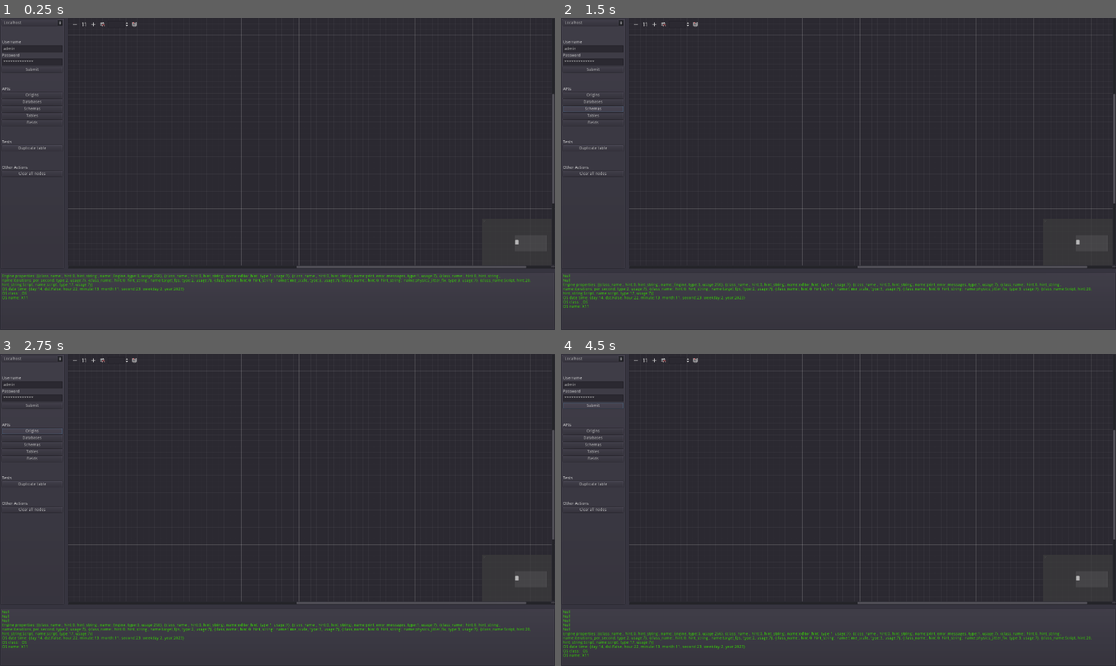
Above: before the commit, frames 1-4 (two rows, left to right).
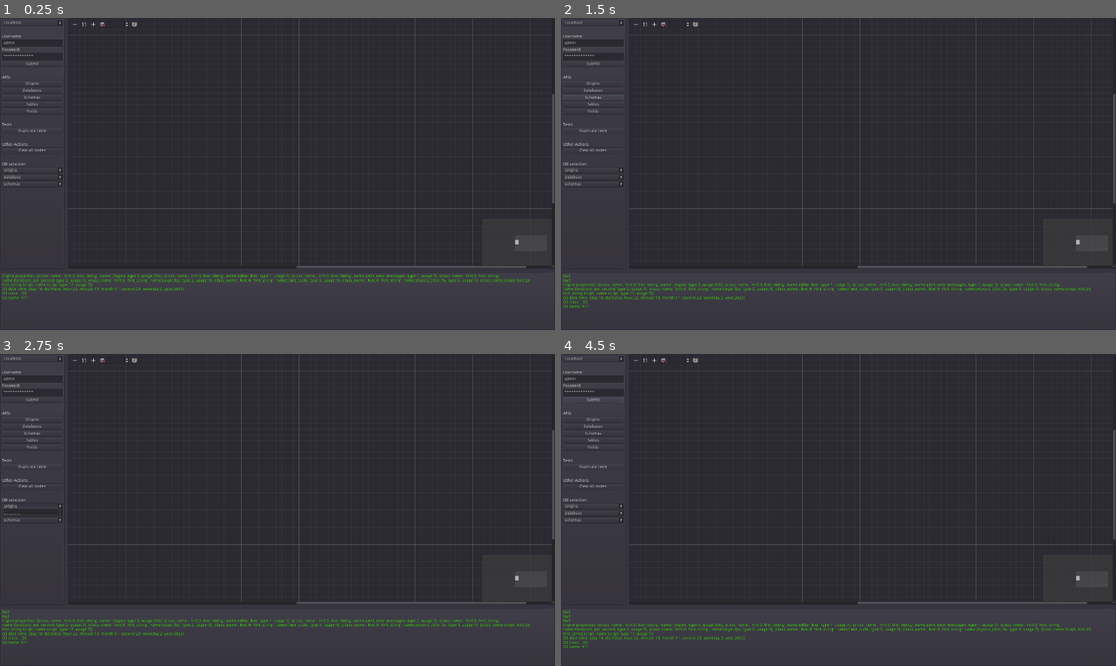
Above: after the commit, the same moments.

Repository: aselvais/dlxmetadatamanager-visual
Game: Godot game, scene res://main.tscn
Same seed, same stepped clock (60 frames per second), same inputs: the game is played once before the commit and once after it.
Inputs (mouse positions are in pixels of both pictures, inside the frame that each line leads up to):
- Up to frame 1 (0.25 s): no input
- Up to frame 2 (1.5 s): click "Origins" at 0.5 s; click "Schemas" at 1.25 s
- Up to frame 3 (2.75 s): click "Origins" at 2 s
- Up to frame 4 (4.5 s): click (594, 513) at 2.75 s, where only the run after the commit has a clickable "Databses"; click "Schemas" at 3.5 s; click "Submit" at 4.25 s

The runs differ from the first frame. In frame 1, 0.6% of the frame differs, in the area x 0-12%, y 5-55%; in frame 2, 0.7%; in frame 3, 2.3%; in frame 4, 2.7%, in the area x 0-96%, y 5-98%.

Commit message:
code reorg

Diff:
--- /dev/null
+++ b/DlxmetadatamanagerAPI.gd
@@ -0,0 +1,11 @@
+extends Node
+
+class_name DlxmetadatamanagerAPI
+
+var my_prop : String = "YOYOYO"
+
+func _init():
+	print("Class initialization ...")
+
+func my_first_method(txt : String = ""):
+	print("go frunk yourself! " + my_prop + " ---> " + txt)
--- a/main.gd
+++ b/main.gd
@@ -1,8 +1,14 @@
 extends Node2D
 
+const DlxmetadatamanagerAPI = preload("res://DlxmetadatamanagerAPI.gd")
+
+# Container array for the nodes we are displaying in the graph
 var nodes = []
+# Token used for API authentication
 var token = "4gZYp1S785NmOaHgxxAUsONsGMm0QIrSDbPDxz5QSRWCd1S0bGvbS3jCFdUzAHha"
+# Possible URLs for the API
 var uu = [ "http://localhost:8089", "http://ala01095.deluxe.com:8089"]
+var api = DlxmetadatamanagerAPI.new()
 
 func _ready():
 	"""
@@ -12,11 +18,9 @@
 	_log("OS class: " + OS.get_class())
 	_log("OS date time: " + str(OS.get_datetime()))
 	_log("Engine properties: " + str(Engine.get_property_list()))
-
-	var envm = $MainGUI2D/VSplitContainer/HSplitContainer/PanelContainer/VBoxContainer/env_select
+	var envm : OptionButton = $MainGUI2D/VSplitContainer/HSplitContainer/PanelContainer/VBoxContainer/env_select
 	envm.add_item("Localhost", 0)
 	envm.add_item("Datascience VM", 1)
-
 	$MainGUI2D/VSplitContainer/HSplitContainer/GraphEdit/GraphNode.visible = false
 	show_loading(false)
 
@@ -110,12 +114,14 @@
 	var uuenv = uu[$MainGUI2D/VSplitContainer/HSplitContainer/PanelContainer/VBoxContainer/env_select.get_selected_id()]
 	var prms = "/api/" + model + "?"
 	if model == "tables":
-		prms += "filter=%7B%22where%22:%7B%22schemas_idh%22:%2270807018e45b3b6ea4dee1a1a3fed17e%22%7D%7D"
+		prms += "filter=" + '{"where":{"schemas_idh":"4954873733c5d3600d639b38f1bfc5a6"}}'.percent_encode()
+		return uuenv + prms + "&access_token=" + token;
 	if model == "login":
 		return uuenv + "/api/Users/login"
 	else:
-		prms += "filter=%7B%22limit%22%3A99%7D"
-	return uuenv + prms + "&access_token=" + token
+		prms += "filter=" + '{"limit":22}'.percent_encode()
+	var fullurl = uuenv + prms + "&access_token=" + token;
+	return fullurl
 
 func _log(msg):
 	"""
--- a/main.tscn
+++ b/main.tscn
@@ -25,6 +25,7 @@
 margin_bottom = 868.0
 
 [node name="VBoxContainer" type="VBoxContainer" parent="MainGUI2D/VSplitContainer/HSplitContainer/PanelContainer"]
+editor/display_folded = true
 margin_left = 7.0
 margin_top = 7.0
 margin_right = 229.0
@@ -38,103 +39,130 @@
 [node name="label_username" type="Label" parent="MainGUI2D/VSplitContainer/HSplitContainer/PanelContainer/VBoxContainer"]
 margin_top = 24.0
 margin_right = 222.0
-margin_bottom = 84.0
-rect_min_size = Vector2( 0, 60 )
+margin_bottom = 64.0
+rect_min_size = Vector2( 0, 40 )
 text = "Username"
 valign = 2
 
 [node name="input_username" type="LineEdit" parent="MainGUI2D/VSplitContainer/HSplitContainer/PanelContainer/VBoxContainer"]
-margin_top = 88.0
-margin_right = 222.0
-margin_bottom = 112.0
+margin_top = 68.0
+margin_right = 222.0
+margin_bottom = 92.0
 text = "admin"
 
 [node name="label_password" type="Label" parent="MainGUI2D/VSplitContainer/HSplitContainer/PanelContainer/VBoxContainer"]
-margin_top = 116.0
-margin_right = 222.0
-margin_bottom = 130.0
+margin_top = 96.0
+margin_right = 222.0
+margin_bottom = 110.0
 text = "Password"
 
 [node name="input_password" type="LineEdit" parent="MainGUI2D/VSplitContainer/HSplitContainer/PanelContainer/VBoxContainer"]
-margin_top = 134.0
-margin_right = 222.0
-margin_bottom = 158.0
+margin_top = 114.0
+margin_right = 222.0
+margin_bottom = 138.0
 text = "adminadmin112"
 secret = true
 
 [node name="btn_submit" type="Button" parent="MainGUI2D/VSplitContainer/HSplitContainer/PanelContainer/VBoxContainer"]
-margin_top = 162.0
-margin_right = 222.0
-margin_bottom = 182.0
+margin_top = 142.0
+margin_right = 222.0
+margin_bottom = 162.0
 text = "Submit"
 
 [node name="label_APIs" type="Label" parent="MainGUI2D/VSplitContainer/HSplitContainer/PanelContainer/VBoxContainer"]
-margin_top = 186.0
-margin_right = 222.0
-margin_bottom = 246.0
-rect_min_size = Vector2( 0, 60 )
+margin_top = 166.0
+margin_right = 222.0
+margin_bottom = 206.0
+rect_min_size = Vector2( 0, 40 )
 text = "APIs"
 valign = 2
 
 [node name="btn_origins" type="Button" parent="MainGUI2D/VSplitContainer/HSplitContainer/PanelContainer/VBoxContainer"]
-margin_top = 250.0
-margin_right = 222.0
-margin_bottom = 270.0
+margin_top = 210.0
+margin_right = 222.0
+margin_bottom = 230.0
 text = "Origins"
 
 [node name="btn_databases" type="Button" parent="MainGUI2D/VSplitContainer/HSplitContainer/PanelContainer/VBoxContainer"]
-margin_top = 274.0
-margin_right = 222.0
-margin_bottom = 294.0
+margin_top = 234.0
+margin_right = 222.0
+margin_bottom = 254.0
 text = "Databases"
 
 [node name="btn_schemas" type="Button" parent="MainGUI2D/VSplitContainer/HSplitContainer/PanelContainer/VBoxContainer"]
-margin_top = 298.0
-margin_right = 222.0
-margin_bottom = 318.0
+margin_top = 258.0
+margin_right = 222.0
+margin_bottom = 278.0
 text = "Schemas"
 
 [node name="btn_tables" type="Button" parent="MainGUI2D/VSplitContainer/HSplitContainer/PanelContainer/VBoxContainer"]
-margin_top = 322.0
-margin_right = 222.0
-margin_bottom = 342.0
+margin_top = 282.0
+margin_right = 222.0
+margin_bottom = 302.0
 text = "Tables"
 
 [node name="btn_fields" type="Button" parent="MainGUI2D/VSplitContainer/HSplitContainer/PanelContainer/VBoxContainer"]
-margin_top = 346.0
-margin_right = 222.0
-margin_bottom = 366.0
+margin_top = 306.0
+margin_right = 222.0
+margin_bottom = 326.0
 text = "Fields"
 
 [node name="label_APIs2" type="Label" parent="MainGUI2D/VSplitContainer/HSplitContainer/PanelContainer/VBoxContainer"]
-margin_top = 370.0
-margin_right = 222.0
-margin_bottom = 430.0
-rect_min_size = Vector2( 0, 60 )
+margin_top = 330.0
+margin_right = 222.0
+margin_bottom = 370.0
+rect_min_size = Vector2( 0, 40 )
 text = "Tests"
 valign = 2
 
 [node name="btn_test" type="Button" parent="MainGUI2D/VSplitContainer/HSplitContainer/PanelContainer/VBoxContainer"]
-margin_top = 434.0
-margin_right = 222.0
-margin_bottom = 454.0
+margin_top = 374.0
+margin_right = 222.0
+margin_bottom = 394.0
 text = "Duplicate table"
 
 [node name="label_APIs3" type="Label" parent="MainGUI2D/VSplitContainer/HSplitContainer/PanelContainer/VBoxContainer"]
-margin_top = 458.0
-margin_right = 222.0
-margin_bottom = 518.0
-rect_min_size = Vector2( 0, 60 )
+margin_top = 398.0
+margin_right = 222.0
+margin_bottom = 438.0
+rect_min_size = Vector2( 0, 40 )
 text = "Other Actions"
 valign = 2
 
 [node name="btn_clearnodes" type="Button" parent="MainGUI2D/VSplitContainer/HSplitContainer/PanelContainer/VBoxContainer"]
-margin_top = 522.0
-margin_right = 222.0
-margin_bottom = 542.0
+margin_top = 442.0
+margin_right = 222.0
+margin_bottom = 462.0
 text = "Clear all nodes"
 
+[node name="label_APIs4" type="Label" parent="MainGUI2D/VSplitContainer/HSplitContainer/PanelContainer/VBoxContainer"]
+margin_top = 466.0
+margin_right = 222.0
+margin_bottom = 506.0
+rect_min_size = Vector2( 0, 40 )
+text = "DB selection"
+valign = 2
+
+[node name="origins_select" type="OptionButton" parent="MainGUI2D/VSplitContainer/HSplitContainer/PanelContainer/VBoxContainer"]
+margin_top = 510.0
+margin_right = 222.0
+margin_bottom = 530.0
+text = "Origins"
+
+[node name="databases_select" type="OptionButton" parent="MainGUI2D/VSplitContainer/HSplitContainer/PanelContainer/VBoxContainer"]
+margin_top = 534.0
+margin_right = 222.0
+margin_bottom = 554.0
+text = "Databses"
+
+[node name="schemas_select" type="OptionButton" parent="MainGUI2D/VSplitContainer/HSplitContainer/PanelContainer/VBoxContainer"]
+margin_top = 558.0
+margin_right = 222.0
+margin_bottom = 578.0
+text = "Schemas"
+
 [node name="GraphEdit" type="GraphEdit" parent="MainGUI2D/VSplitContainer/HSplitContainer"]
+editor/display_folded = true
 margin_left = 248.0
 margin_right = 1920.0
 margin_bottom = 868.0
@@ -149,6 +177,7 @@
 resizable = true
 
 [node name="PanelContainer" type="PanelContainer" parent="MainGUI2D/VSplitContainer"]
+editor/display_folded = true
 margin_top = 880.0
 margin_right = 1920.0
 margin_bottom = 1080.0
--- a/project.godot
+++ b/project.godot
@@ -8,9 +8,14 @@
 
 config_version=4
 
-_global_script_classes=[  ]
+_global_script_classes=[ {
+"base": "Node",
+"class": "DlxmetadatamanagerAPI",
+"language": "GDScript",
+"path": "res://DlxmetadatamanagerAPI.gd"
+} ]
 _global_script_class_icons={
-
+"DlxmetadatamanagerAPI": ""
 }
 
 [application]
